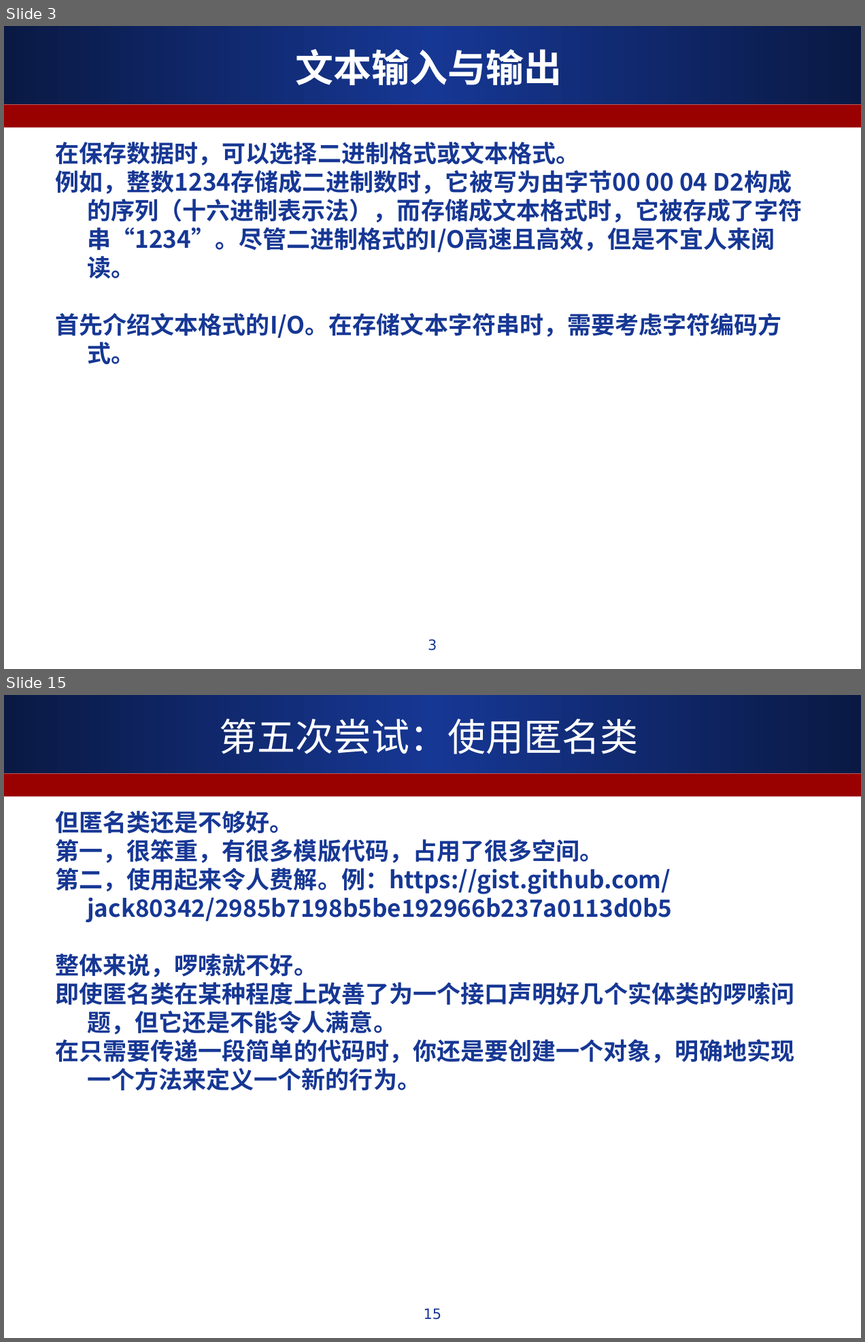
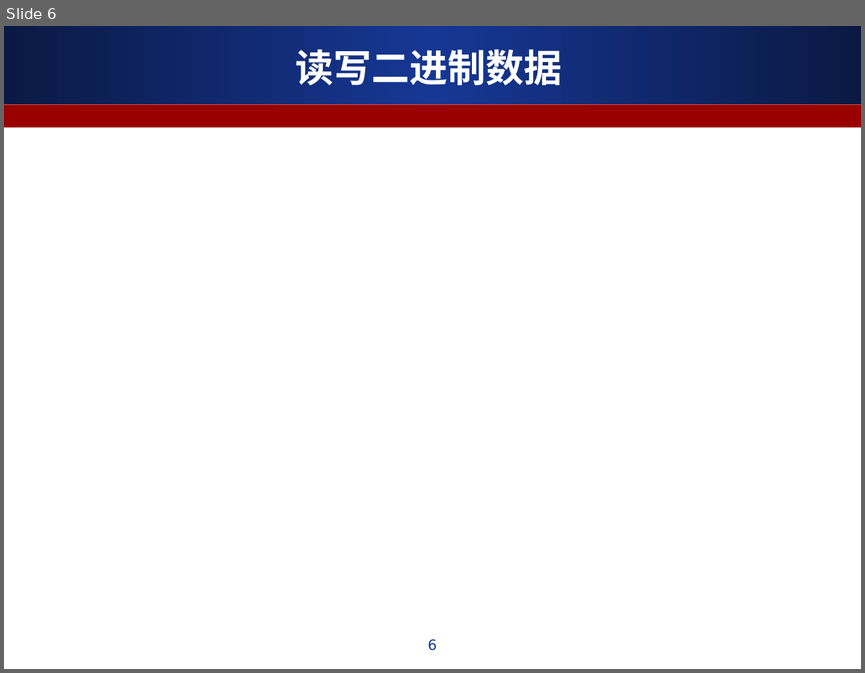
Before and after one commit to ALiberInc/Training, a slide deck: Java/第七章_流与文件.ppt. Shown one above the other, each under a label of ours: slides 3 and 15 before the commit, slide 6 after it; the slides between them are not shown. The pictures are 865x1342 and 865x673 pixels, drawn with LibreOffice and Linux fonts; fonts in the diff are those of the drawing. Boxes give left, top, right and bottom in pixels: in the first picture for what was removed or moved away, otherwise in the second. Text is boxed around its words. In the diff, an @@ line names an element or a change of style, - is before the commit and + after.

Commit message:
完成字符集部分

```diff
--- a/Java/第七章_流与文件.ppt
+++ b/Java/第七章_流与文件.ppt
@@ slide 15 removed at box(4, 695, 861, 1338), background #FFFFFF; not listed: 2 template elements that a slide beside it also shows @@
@@ title removed at box(219, 719, 638, 754) @@
-第五次尝试：使用匿名类
@@ text removed at box(55, 811, 794, 1091) @@
-但匿名类还是不够好。
-第一，很笨重，有很多模版代码，占用了很多空间。
-第二，使用起来令人费解。例：https://gist.github.com/jack80342/2985b7198b5be192966b237a0113d0b5
-整体来说，啰嗦就不好。
-即使匿名类在某种程度上改善了为一个接口声明好几个实体类的啰嗦问题，但它还是不能令人满意。
-在只需要传递一段简单的代码时，你还是要创建一个对象，明确地实现一个方法来定义一个新的行为。
@@ page number removed at box(424, 1308, 442, 1319) @@
-15
@@ what was slide 3 is now slide 6 @@
@@ slide 6 changed as well @@
@@ title at box(295, 49, 562, 85): text changed @@
-文本输入与输出
+读写二进制数据
@@ text removed at box(55, 142, 802, 364) @@
-在保存数据时，可以选择二进制格式或文本格式。
-例如，整数1234存储成二进制数时，它被写为由字节00 00 04 D2构成的序列（十六进制表示法），而存储成文本格式时，它被存成了字符串“1234”。尽管二进制格式的I/O高速且高效，但是不宜人来阅读。
-首先介绍文本格式的I/O。在存储文本字符串时，需要考虑字符编码方式。
@@ page number at box(428, 639, 436, 650): text changed @@
-3
+6
```
Also in this commit, not shown: 3 slides added, 14 other slides removed.
